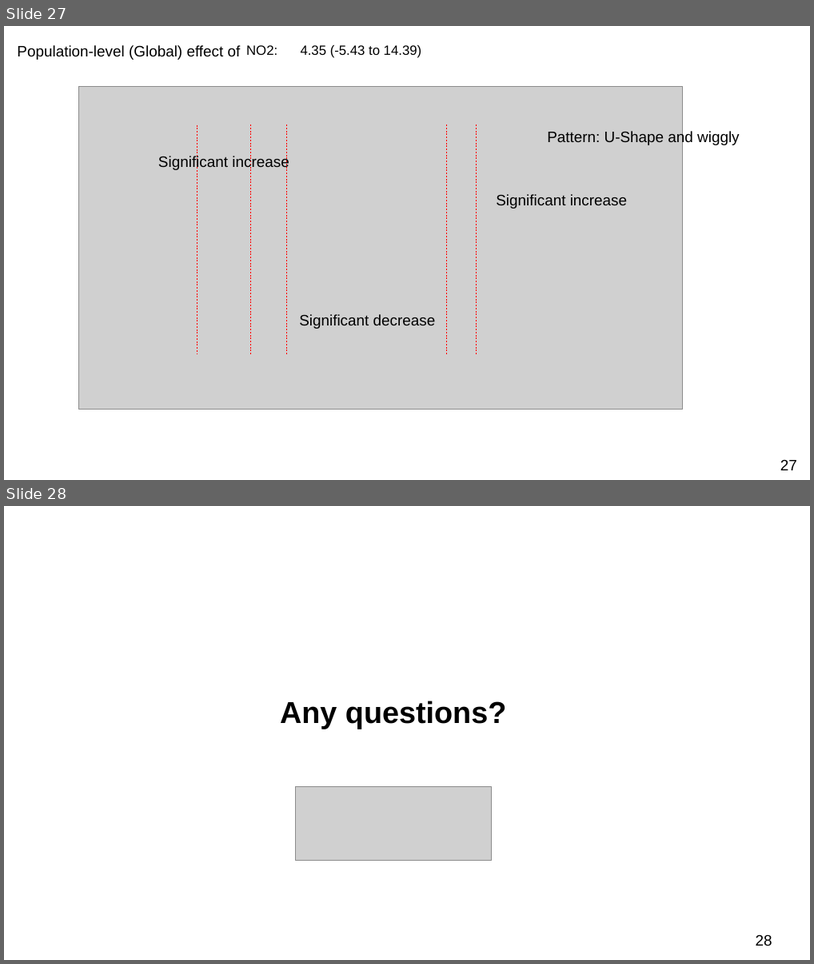
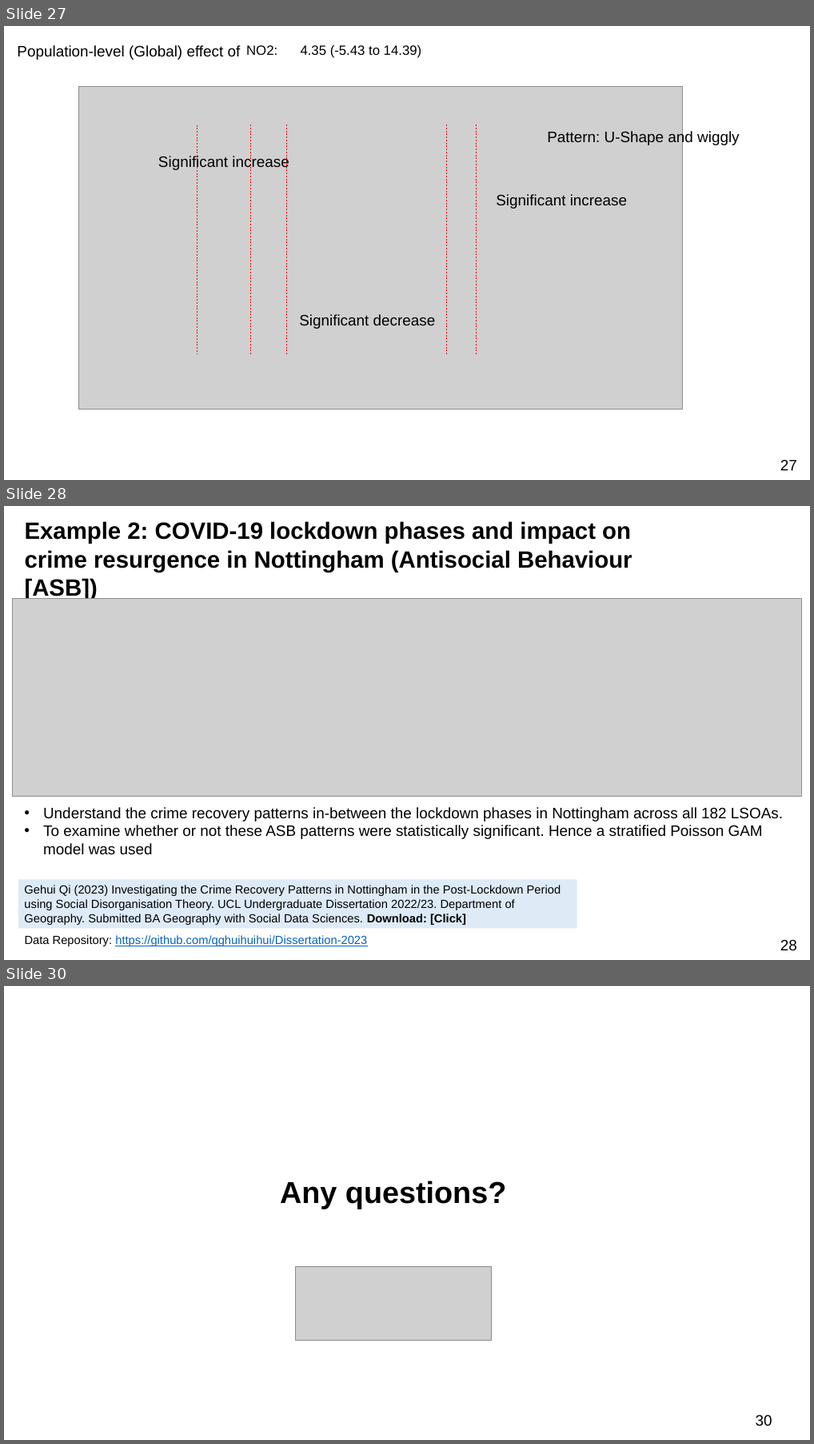
Before and after one commit to UCLPG-MSC-SGDS/GEOG0125, a slide deck: Lecture_notes_ppt/GEOG0125 Week 3 Lecture - Bayesian GAMs.pptx. Shown one above the other, each under a label of ours: slides 27 and 28 before the commit, slides 27, 28 and 30 after it; the slides between them are not shown. The pictures are 814x964 and 814x1444 pixels, drawn with LibreOffice and Linux fonts; fonts in the diff are those of the drawing; grey boxes stand for pictures. Boxes give left, top, right and bottom in pixels: in the first picture for what was removed or moved away, otherwise in the second. Text is boxed around its words. In the diff, an @@ line names an element or a change of style, - is before the commit and + after.

```diff
--- a/Lecture_notes_ppt/GEOG0125 Week 3 Lecture - Bayesian GAMs.pptx
+++ b/Lecture_notes_ppt/GEOG0125 Week 3 Lecture - Bayesian GAMs.pptx
@@ slide 28 added at [4,506,810,960], background #FFFFFF @@
@@ text added at [25,521,633,572], 28 pt, text #000000, bold @@
+Example 2: COVID-19 lockdown phases and impact on crime resurgence in Nottingham (Antisocial Behaviour [ASB])
@@ picture added at [13,599,802,796] @@
@@ text added at [43,807,783,855], 18 pt, text #000000 @@
+• Understand the crime recovery patterns in-between the lockdown phases in Nottingham across all 182 LSOAs.
+• To examine whether or not these ASB patterns were statistically significant. Hence a stratified Poisson GAM model was used
@@ rectangle added at [18,880,578,928], fill #DEEBF7, 14 pt, text #000000 @@
+Gehui Qi (2023) Investigating the Crime Recovery Patterns in Nottingham in the Post-Lockdown Period using Social Disorganisation Theory. UCL Undergraduate Dissertation 2022/23. Department of Geography. Submitted BA Geography with Social Data Sciences. Download: [Click]
@@ text added at [25,935,367,946], 14 pt, text #0563C1, underline @@
+Data Repository: https://github.com/qghuihuihui/Dissertation-2023
@@ page number added at [781,939,798,950], 18 pt, text #000000 @@
+28
@@ what was slide 28 is now slide 30 @@
@@ page number at [756,1414,773,1425]: text changed @@
-28
+30
```
Also in this commit, not shown: 7 slides changed, 1 other slide added, 6 other files.
